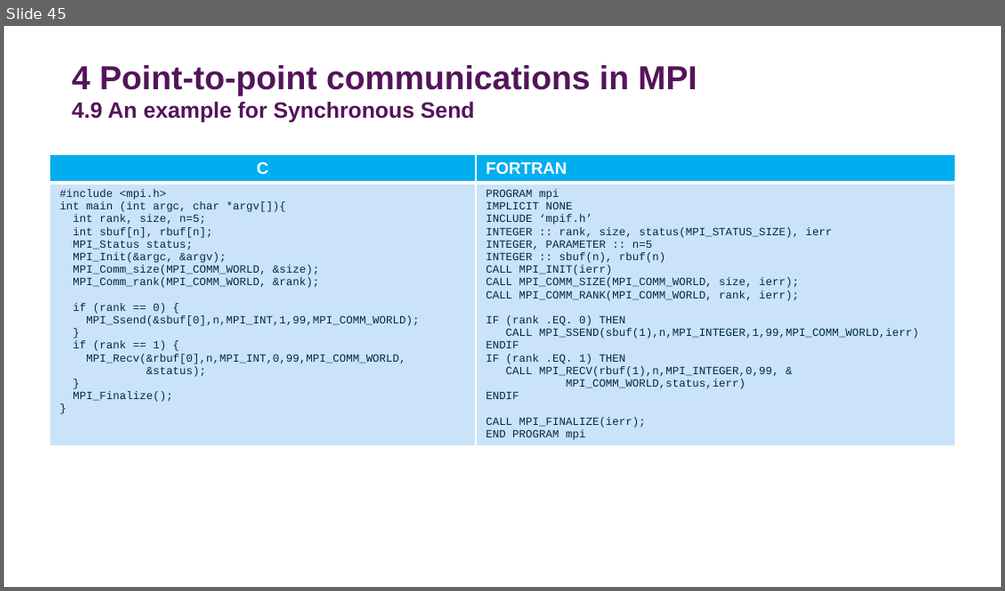
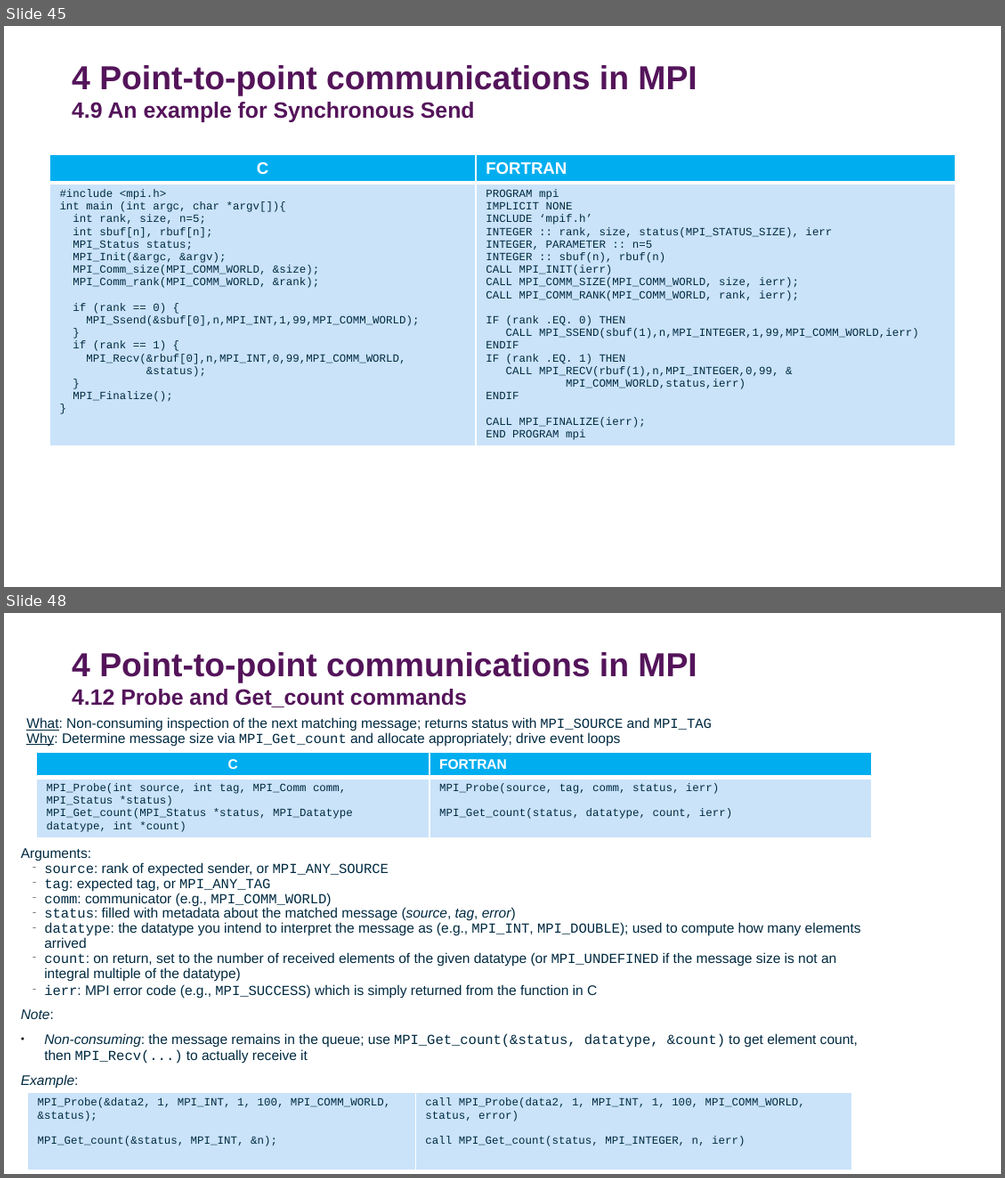
Before and after one commit to DurhamARC-Training/BasicParallelProgramming, a slide deck: OpenMPMPIShortCourse_Autumn2025.odp. Shown one above the other, each under a label of ours: slide 45 before the commit, slides 45 and 48 after it; the slides between them are not shown. The pictures are 1005x591 and 1005x1178 pixels, drawn with LibreOffice and Linux fonts; fonts in the diff are those of the drawing; background and template pictures are left out. Boxes give left, top, right and bottom in pixels: in the first picture for what was removed or moved away, otherwise in the second. Text is boxed around its words. In the diff, an @@ line names an element or a change of style, - is before the commit and + after.

Commit message:
Finalised instructor list; correct paths for OMP examples; add section 4.12 on MPI_Probe

```diff
--- a/OpenMPMPIShortCourse_Autumn2025.odp
+++ b/OpenMPMPIShortCourse_Autumn2025.odp
@@ slide 48 added at (4, 613, 1001, 1174), background #FFFFFF @@
@@ title added at (72, 652, 696, 707), 24 pt, text #54145A, bold @@
+4 Point-to-point communications in MPI
+4.12 Probe and Get_count commands
@@ text added at (26, 717, 712, 746), 10 pt, text #002A41 @@
+What: Non-consuming inspection of the next matching message; returns status with MPI_SOURCE and MPI_TAG
+Why: Determine message size via MPI_Get_count and allocate appropriately; drive event loops
@@ table added at (37, 752, 871, 837), 2 rows, 2 columns @@
+C | FORTRAN
+MPI_Probe(int source, int tag, MPI_Comm comm, MPI_Status *status) / MPI_Get_count(MPI_Status *status, MPI_Datatype datatype, int *count) | MPI_Probe(source, tag, comm, status, ierr) / MPI_Get_count(status, datatype, count, ierr)
@@ text added at (21, 848, 861, 1063), 10 pt, text #002A41 @@
+Arguments:
+− source: rank of expected sender, or MPI_ANY_SOURCE
+− tag: expected tag, or MPI_ANY_TAG
+− comm: communicator (e.g., MPI_COMM_WORLD)
+− status: filled with metadata about the matched message (source, tag, error)
+− datatype: the datatype you intend to interpret the message as (e.g., MPI_INT, MPI_DOUBLE); used to compute how many elements arrived
+− count: on return, set to the number of received elements of the given datatype (or MPI_UNDEFINED if the message size is not an integral multiple of the datatype)
+  − ierr: MPI error code (e.g., MPI_SUCCESS) which is simply returned from the function in C
+Note:
+● Non-consuming: the message remains in the queue; use MPI_Get_count(&status, datatype, &count) to get element count, then MPI_Recv(...) to actually receive it
+Example:
@@ table added at (28, 1092, 852, 1170), 1 rows, 2 columns @@
+MPI_Probe(&data2, 1, MPI_INT, 1, 100, MPI_COMM_WORLD, &status); / MPI_Get_count(&status, MPI_INT, &n); | call MPI_Probe(data2, 1, MPI_INT, 1, 100, MPI_COMM_WORLD, status, error) / call MPI_Get_count(status, MPI_INTEGER, n, ierr)
```
Also in this commit, not shown: 16 slides changed, 1 other slide added, 1 slide removed, 1 other file.
